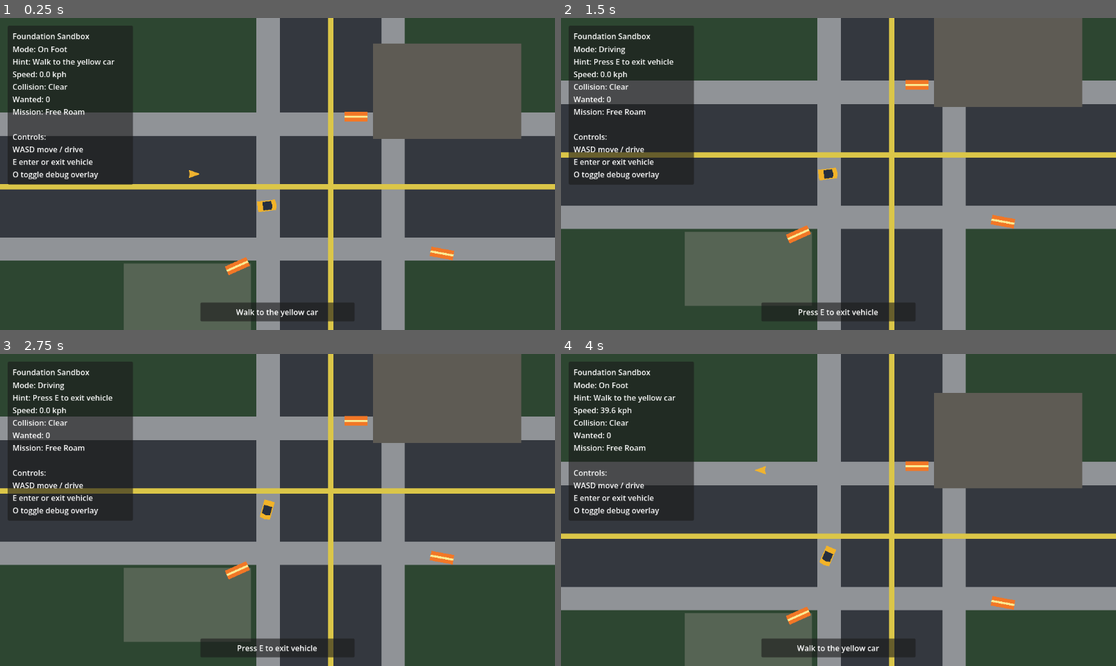
Above: before the commit, frames 1-4 (two rows, left to right).
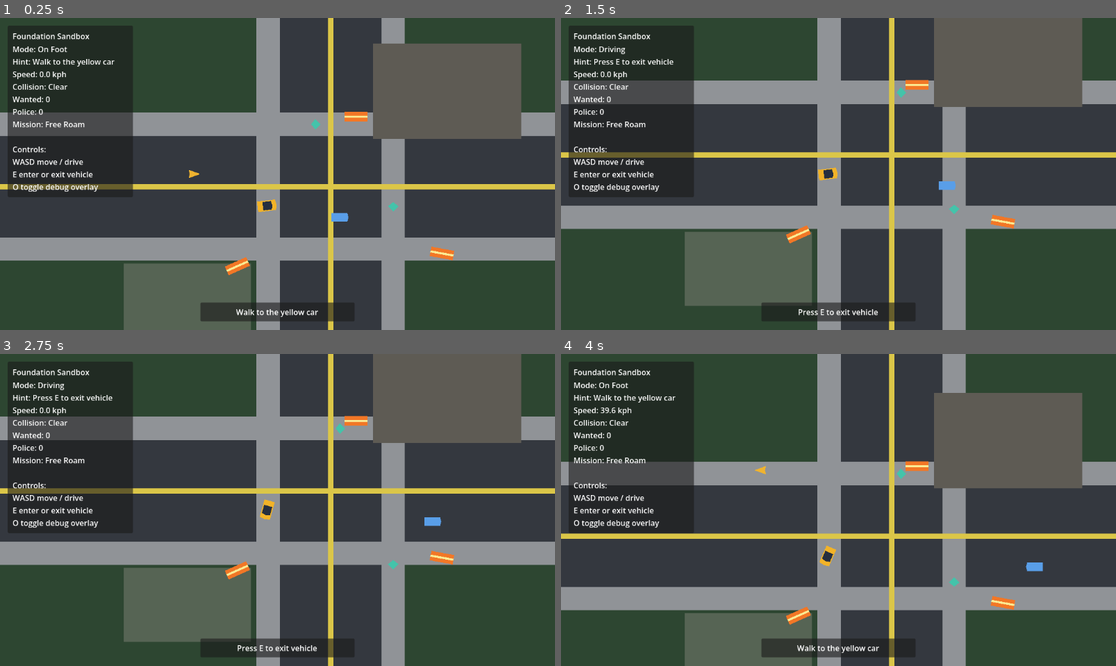
Above: after the commit, the same moments.

Repository: mjulstein/godot-gta
Game: Godot game, scene res://scenes/main/game.tscn
The game is run twice, just before and just after one commit, with the same random seed, the same clock (stepped at 60 frames per second) and the same inputs.
Inputs:
- Up to frame 1 (0.25 s): no input
- Up to frame 2 (1.5 s): hold D (move_right) 0.53-1.28 s; hold E (interact) 0.53-1.28 s; hold S (brake) from 1.28 s (still down); tap E (interact) at 1.35 s
- Up to frame 3 (2.75 s): tap E (interact) at 2 s; release S (brake) at 2.03 s; hold D (move_right) from 2.03 s (still down); hold E (interact) from 2.03 s (still down)
- Up to frame 4 (4 s): release D (move_right) at 2.78 s; release E (interact) at 2.78 s; hold W (accelerate) 2.78-3.53 s; tap E (interact) at 2.85 s; hold A (move_left) from 3.53 s (still down); hold E (interact) from 3.53 s (still down)

The runs differ from the first frame. In frame 1, 1.4% of the frame differs, in the area x 1-72%, y 29-66%; in frame 2, 1.2%; in frame 3, 1.2%; in frame 4, 1.1%.

Commit message:
Add first wanted and police loop

Diff:
--- a/data/tuning/wanted_tuning.tres
+++ b/data/tuning/wanted_tuning.tres
@@ -6,3 +6,4 @@
 script = ExtResource("1")
 max_wanted_level = 5
 decay_delay_seconds = 8.0
+max_police_units = 3
--- /dev/null
+++ b/scenes/actors/civilians/civilian_pedestrian.tscn
@@ -0,0 +1,19 @@
+[gd_scene load_steps=4 format=3]
+
+[ext_resource type="Script" path="res://scripts/ai/civilian_ai.gd" id="1"]
+
+[sub_resource type="CircleShape2D" id="1"]
+radius = 10.0
+
+[node name="CivilianPedestrian" type="CharacterBody2D"]
+script = ExtResource("1")
+actor_type = "pedestrian"
+collision_layer = 1
+collision_mask = 1
+
+[node name="CollisionShape2D" type="CollisionShape2D" parent="."]
+shape = SubResource("1")
+
+[node name="Body" type="Polygon2D" parent="."]
+polygon = PackedVector2Array(10, 0, 0, -10, -8, 0, 0, 10)
+color = Color(0.266667, 0.768627, 0.666667, 1)
--- /dev/null
+++ b/scenes/actors/police/police_officer.tscn
@@ -0,0 +1,18 @@
+[gd_scene load_steps=4 format=3]
+
+[ext_resource type="Script" path="res://scripts/ai/police_ai.gd" id="1"]
+
+[sub_resource type="CircleShape2D" id="1"]
+radius = 10.0
+
+[node name="PoliceOfficer" type="CharacterBody2D"]
+script = ExtResource("1")
+collision_layer = 1
+collision_mask = 1
+
+[node name="CollisionShape2D" type="CollisionShape2D" parent="."]
+shape = SubResource("1")
+
+[node name="Body" type="Polygon2D" parent="."]
+polygon = PackedVector2Array(10, 0, 0, -10, -8, 0, 0, 10)
+color = Color(0.356863, 0.486275, 0.866667, 1)
--- a/scenes/main/game.tscn
+++ b/scenes/main/game.tscn
@@ -9,6 +9,10 @@
 [ext_resource type="PackedScene" path="res://scenes/vehicles/civilian/civilian_vehicle.tscn" id="7"]
 [ext_resource type="Script" path="res://scripts/systems/vehicle_interaction_system.gd" id="8"]
 [ext_resource type="PackedScene" path="res://scenes/ui/interaction_prompt.tscn" id="9"]
+[ext_resource type="Script" path="res://scripts/systems/crime_system.gd" id="10"]
+[ext_resource type="Script" path="res://scripts/systems/wanted_system.gd" id="11"]
+[ext_resource type="PackedScene" path="res://scenes/actors/police/police_officer.tscn" id="12"]
+[ext_resource type="Resource" path="res://data/tuning/wanted_tuning.tres" id="13"]
 
 [node name="Game" type="Node2D"]
 script = ExtResource("1")
@@ -26,6 +30,14 @@
 [node name="VehicleInteractionSystem" type="Node" parent="."]
 script = ExtResource("8")
 
+[node name="CrimeSystem" type="Node" parent="."]
+script = ExtResource("10")
+
+[node name="WantedSystem" type="Node2D" parent="."]
+script = ExtResource("11")
+tuning = ExtResource("13")
+police_scene = ExtResource("12")
+
 [node name="FollowCamera" type="Camera2D" parent="."]
 position_smoothing_enabled = false
 zoom = Vector2(1.1, 1.1)
--- /dev/null
+++ b/scenes/vehicles/civilian/traffic_vehicle.tscn
@@ -0,0 +1,23 @@
+[gd_scene load_steps=4 format=3]
+
+[ext_resource type="Script" path="res://scripts/ai/civilian_ai.gd" id="1"]
+
+[sub_resource type="RectangleShape2D" id="1"]
+size = Vector2(30, 16)
+
+[node name="TrafficVehicle" type="CharacterBody2D"]
+script = ExtResource("1")
+actor_type = "traffic"
+movement_axis = Vector2(1, 0)
+patrol_distance = 180.0
+move_speed = 70.0
+pause_duration = 0.0
+collision_layer = 1
+collision_mask = 1
+
+[node name="CollisionShape2D" type="CollisionShape2D" parent="."]
+shape = SubResource("1")
+
+[node name="Body" type="Polygon2D" parent="."]
+polygon = PackedVector2Array(-16, -8, 14, -8, 16, 0, 14, 8, -16, 8)
+color = Color(0.34902, 0.619608, 0.909804, 1)
--- /dev/null
+++ b/scenes/vehicles/police/police_vehicle.tscn
@@ -0,0 +1,19 @@
+[gd_scene load_steps=3 format=3]
+
+[sub_resource type="RectangleShape2D" id="1"]
+size = Vector2(34, 18)
+
+[node name="PoliceVehicle" type="CharacterBody2D"]
+collision_layer = 1
+collision_mask = 1
+
+[node name="CollisionShape2D" type="CollisionShape2D" parent="."]
+shape = SubResource("1")
+
+[node name="Body" type="Polygon2D" parent="."]
+polygon = PackedVector2Array(-18, -10, 16, -10, 18, 0, 16, 10, -18, 10)
+color = Color(0.188235, 0.34902, 0.666667, 1)
+
+[node name="LightBar" type="Polygon2D" parent="."]
+polygon = PackedVector2Array(-8, -4, 8, -4, 8, 4, -8, 4)
+color = Color(0.878431, 0.882353, 0.913725, 1)
--- a/scenes/world/district_slice.tscn
+++ b/scenes/world/district_slice.tscn
@@ -1,7 +1,9 @@
-[gd_scene load_steps=9 format=3]
+[gd_scene load_steps=12 format=3]
 
 [ext_resource type="PackedScene" path="res://scenes/world/props/spawn_marker.tscn" id="1"]
 [ext_resource type="PackedScene" path="res://scenes/world/props/traffic_barrier.tscn" id="2"]
+[ext_resource type="PackedScene" path="res://scenes/actors/civilians/civilian_pedestrian.tscn" id="3"]
+[ext_resource type="PackedScene" path="res://scenes/vehicles/civilian/traffic_vehicle.tscn" id="4"]
 
 [sub_resource type="RectangleShape2D" id="1"]
 size = Vector2(280, 180)
@@ -114,3 +116,26 @@
 [node name="BarrierWest" parent="." instance=ExtResource("2")]
 position = Vector2(-176, 150)
 rotation = -0.42
+
+[node name="CivilianNorth" parent="." instance=ExtResource("3")]
+position = Vector2(-42, -118)
+movement_axis = Vector2(1, 0)
+patrol_distance = 110.0
+
+[node name="CivilianEast" parent="." instance=ExtResource("3")]
+position = Vector2(118, 24)
+movement_axis = Vector2(0, 1)
+patrol_distance = 120.0
+
+[node name="TrafficLoop" parent="." instance=ExtResource("4")]
+position = Vector2(0, 58)
+movement_axis = Vector2(1, 0)
+patrol_distance = 280.0
+
+[node name="PoliceSpawnNorth" parent="." instance=ExtResource("1")]
+position = Vector2(0, -248)
+marker_kind = "police_spawn"
+
+[node name="PoliceSpawnSouth" parent="." instance=ExtResource("1")]
+position = Vector2(0, 248)
+marker_kind = "police_spawn"
--- a/scripts/actors/player/player_controller.gd
+++ b/scripts/actors/player/player_controller.gd
@@ -1,11 +1,14 @@
 extends CharacterBody2D
 
 const ActorState = preload("res://scripts/core/actor_state.gd")
+
+signal civilian_assaulted(target: Node2D)
 
 @export var tuning: Resource
 @export var collision_flash_time := 0.12
 var active_vehicle: Node = null
 var collision_flash_remaining := 0.0
+var impact_cooldowns: Dictionary = {}
 
 @onready var collision_shape: CollisionShape2D = $CollisionShape2D
 @onready var interaction_sensor: Area2D = $InteractionSensor
@@ -13,6 +16,7 @@
 
 func _physics_process(delta: float) -> void:
 	collision_flash_remaining = maxf(0.0, collision_flash_remaining - delta)
+	_tick_impact_cooldowns(delta)
 	body_polygon.color = Color(1, 0.45, 0.35, 1) if collision_flash_remaining > 0.0 else Color(0.941176, 0.705882, 0.184314, 1)
 
 	if active_vehicle != null:
@@ -26,6 +30,7 @@
 	move_and_slide()
 	if get_slide_collision_count() > 0:
 		collision_flash_remaining = collision_flash_time
+		_emit_civilian_impacts()
 
 func is_in_vehicle() -> bool:
 	return active_vehicle != null
@@ -48,3 +53,27 @@
 
 func has_recent_collision() -> bool:
 	return collision_flash_remaining > 0.0
+
+func _emit_civilian_impacts() -> void:
+	for index in range(get_slide_collision_count()):
+		var collision := get_slide_collision(index)
+		var collider := collision.get_collider()
+		if collider == null or not collider.is_in_group("civilian_pedestrian"):
+			continue
+		if _is_impact_on_cooldown(collider):
+			continue
+		impact_cooldowns[collider.get_instance_id()] = 0.6
+		if collider.has_method("register_harm"):
+			collider.register_harm(self)
+		civilian_assaulted.emit(collider)
+
+func _tick_impact_cooldowns(delta: float) -> void:
+	for collider_id in impact_cooldowns.keys():
+		var remaining: float = impact_cooldowns[collider_id] - delta
+		if remaining <= 0.0:
+			impact_cooldowns.erase(collider_id)
+		else:
+			impact_cooldowns[collider_id] = remaining
+
+func _is_impact_on_cooldown(collider: Node) -> bool:
+	return impact_cooldowns.has(collider.get_instance_id())
--- /dev/null
+++ b/scripts/ai/civilian_ai.gd
@@ -0,0 +1,62 @@
+extends CharacterBody2D
+
+signal harmed(source: Node2D)
+
+@export_enum("pedestrian", "traffic") var actor_type := "pedestrian"
+@export var movement_axis := Vector2.RIGHT
+@export_range(16.0, 240.0, 1.0) var patrol_distance := 72.0
+@export_range(0.0, 240.0, 1.0) var move_speed := 52.0
+@export_range(0.0, 4.0, 0.1) var pause_duration := 0.8
+@export var harmed_flash_time := 0.45
+
+var anchor_position := Vector2.ZERO
+var direction := 1.0
+var pause_remaining := 0.0
+var harmed_flash_remaining := 0.0
+
+@onready var body_polygon: Polygon2D = $Body
+
+func _ready() -> void:
+	anchor_position = global_position
+	movement_axis = movement_axis.normalized() if movement_axis != Vector2.ZERO else Vector2.RIGHT
+	add_to_group("civilian")
+	add_to_group("civilian_witness")
+	if actor_type == "pedestrian":
+		add_to_group("civilian_pedestrian")
+	else:
+		add_to_group("civilian_vehicle")
+	rotation = movement_axis.angle()
+
+func _physics_process(delta: float) -> void:
+	harmed_flash_remaining = maxf(0.0, harmed_flash_remaining - delta)
+	body_polygon.color = _get_body_color()
+
+	if pause_remaining > 0.0:
+		pause_remaining = maxf(0.0, pause_remaining - delta)
+		velocity = Vector2.ZERO
+		move_and_slide()
+		return
+
+	var target_position := anchor_position + movement_axis * patrol_distance * direction
+	var to_target := target_position - global_position
+	if to_target.length() <= 6.0:
+		direction *= -1.0
+		pause_remaining = pause_duration
+		velocity = Vector2.ZERO
+	else:
+		velocity = to_target.normalized() * move_speed
+		if velocity != Vector2.ZERO:
+			rotation = velocity.angle()
+	move_and_slide()
+
+func register_harm(source: Node2D) -> void:
+	harmed_flash_remaining = harmed_flash_time
+	pause_remaining = maxf(pause_remaining, 0.4)
+	harmed.emit(source)
+
+func _get_body_color() -> Color:
+	if harmed_flash_remaining > 0.0:
+		return Color(1, 0.42, 0.38, 1)
+	if actor_type == "pedestrian":
+		return Color(0.266667, 0.768627, 0.666667, 1)
+	return Color(0.34902, 0.619608, 0.909804, 1)
--- /dev/null
+++ b/scripts/ai/police_ai.gd
@@ -0,0 +1,55 @@
+extends CharacterBody2D
+
+@export_range(40.0, 260.0, 1.0) var move_speed := 120.0
+@export_range(32.0, 400.0, 1.0) var sight_radius := 240.0
+@export_range(64.0, 720.0, 1.0) var lose_radius := 360.0
+@export_range(0.5, 8.0, 0.1) var search_duration := 2.5
+
+var player: Node2D
+var last_known_position := Vector2.ZERO
+var state := "search"
+var search_remaining := 0.0
+
+@onready var body_polygon: Polygon2D = $Body
+
+func _ready() -> void:
+	add_to_group("police_unit")
+
+func configure(target_player: Node2D) -> void:
+	player = target_player
+	last_known_position = global_position if player == null else player.global_position
+
+func _physics_process(delta: float) -> void:
+	if player == null:
+		return
+
+	var distance_to_player := global_position.distance_to(player.global_position)
+	if distance_to_player <= sight_radius:
+		state = "chase"
+		last_known_position = player.global_position
+		search_remaining = search_duration
+	elif state == "chase" and distance_to_player > lose_radius:
+		state = "search"
+		search_remaining = search_duration
+
+	if state == "search":
+		search_remaining = maxf(0.0, search_remaining - delta)
+		if search_remaining == 0.0:
+			velocity = Vector2.ZERO
+			body_polygon.color = Color(0.533333, 0.662745, 0.913725, 1)
+			move_and_slide()
+			return
+
+	var target_position := player.global_position if state == "chase" else last_known_position
+	var to_target := target_position - global_position
+	velocity = Vector2.ZERO if to_target.length() < 8.0 else to_target.normalized() * move_speed
+	if velocity != Vector2.ZERO:
+		rotation = velocity.angle()
+	body_polygon.color = Color(0.356863, 0.486275, 0.866667, 1) if state == "chase" else Color(0.533333, 0.662745, 0.913725, 1)
+	move_and_slide()
+
+func is_applying_pressure() -> bool:
+	return player != null and state == "chase" and global_position.distance_to(player.global_position) <= sight_radius
+
+func can_despawn() -> bool:
+	return state == "search" and search_remaining == 0.0
--- a/scripts/core/debug_state.gd
+++ b/scripts/core/debug_state.gd
@@ -3,6 +3,7 @@
 var player_mode := "On Foot"
 var interaction_hint := "Press E near the car"
 var wanted_level := 0
+var police_count := 0
 var mission_state := "Free Roam"
 var speed_kph := 0.0
 var collision_state := "Clear"
@@ -18,3 +19,9 @@
 
 func set_collision_state(value: String) -> void:
 	collision_state = value
+
+func set_wanted_level(value: int) -> void:
+	wanted_level = value
+
+func set_police_count(value: int) -> void:
+	police_count = value
--- a/scripts/core/game_root.gd
+++ b/scripts/core/game_root.gd
@@ -6,6 +6,8 @@
 @onready var district: Node2D = $District
 @onready var player = $Player
 @onready var vehicle = $CivilianVehicle
+@onready var crime_system: Node = $CrimeSystem
+@onready var wanted_system: Node2D = $WantedSystem
 @onready var camera: Camera2D = $FollowCamera
 @onready var debug_overlay: Control = $Ui/DebugOverlay
 @onready var interaction_prompt = $Ui/InteractionPrompt
@@ -18,6 +20,10 @@
 	interaction_system.configure(player, player.get_node("InteractionSensor"))
 	interaction_system.enter_requested.connect(_on_enter_requested)
 	interaction_system.exit_requested.connect(_on_exit_requested)
+	player.civilian_assaulted.connect(_on_player_civilian_assaulted)
+	vehicle.civilian_hit.connect(_on_vehicle_civilian_hit)
+	crime_system.crime_reported.connect(wanted_system.handle_crime)
+	wanted_system.configure(player, district, debug_state)
 
 	debug_overlay.set_debug_state(debug_state)
 	interaction_prompt.set_debug_state(debug_state)
@@ -39,7 +45,18 @@
 		return
 	target_vehicle.set_driver(player)
 	player.enter_vehicle(target_vehicle)
+	if target_vehicle.has_method("was_theft_reported") and not target_vehicle.was_theft_reported():
+		if crime_system.report_vehicle_theft(player, target_vehicle):
+			target_vehicle.mark_theft_reported()
 
 func _on_exit_requested(target_vehicle: Node2D) -> void:
 	target_vehicle.clear_driver()
 	player.exit_vehicle(target_vehicle.get_exit_position())
+
+func _on_player_civilian_assaulted(target: Node2D) -> void:
+	crime_system.report_pedestrian_assault(player, target)
+
+func _on_vehicle_civilian_hit(target: Node2D) -> void:
+	if not player.is_in_vehicle():
+		return
+	crime_system.report_harmful_collision(vehicle, target)
--- /dev/null
+++ b/scripts/systems/crime_system.gd
@@ -0,0 +1,38 @@
+extends Node
+
+signal crime_reported(event: Dictionary)
+
+@export_range(32.0, 360.0, 1.0) var witness_radius := 180.0
+
+func report_vehicle_theft(source: Node2D, target: Node2D) -> bool:
+	return _report_crime("vehicle_theft", source, target, target.global_position, 1)
+
+func report_pedestrian_assault(source: Node2D, target: Node2D) -> bool:
+	return _report_crime("assault", source, target, target.global_position, 1)
+
+func report_harmful_collision(source: Node2D, target: Node2D) -> bool:
+	return _report_crime("harmful_collision", source, target, target.global_position, 2)
+
+func _report_crime(event_type: String, source: Node2D, target: Node2D, world_position: Vector2, wanted_value: int) -> bool:
+	var witnesses := _count_witnesses(world_position, target)
+	if witnesses == 0:
+		return false
+
+	crime_reported.emit({
+		"type": event_type,
+		"source": source,
+		"target": target,
+		"position": world_position,
+		"witness_count": witnesses,
+		"wanted_value": wanted_value,
+	})
+	return true
+
+func _count_witnesses(world_position: Vector2, excluded_target: Node2D) -> int:
+	var witness_count := 0
+	for candidate in get_tree().get_nodes_in_group("civilian_witness"):
+		if candidate == excluded_target or not (candidate is Node2D):
+			continue
+		if candidate.global_position.distance_to(world_position) <= witness_radius:
+			witness_count += 1
+	return witness_count
--- /dev/null
+++ b/scripts/systems/wanted_system.gd
@@ -0,0 +1,89 @@
+extends Node2D
+
+@export var tuning: WantedTuning
+@export var police_scene: PackedScene
+
+var player: Node2D
+var district: Node2D
+var debug_state: Node
+var wanted_level := 0
+var decay_progress := 0.0
+var spawn_markers: Array[Marker2D] = []
+
+func configure(target_player: Node2D, world_district: Node2D, state: Node) -> void:
+	player = target_player
+	district = world_district
+	debug_state = state
+	spawn_markers.clear()
+	for child in district.get_children():
+		if child is Marker2D and child.has_method("get") and child.get("marker_kind") == "police_spawn":
+			spawn_markers.append(child)
+
+func handle_crime(event: Dictionary) -> void:
+	var value: int = event.get("wanted_value", 0)
+	wanted_level = mini(tuning.max_wanted_level, wanted_level + value)
+	decay_progress = 0.0
+	_sync_police_presence()
+
+func _process(delta: float) -> void:
+	if player == null or tuning == null:
+		return
+
+	if _has_active_pressure():
+		decay_progress = 0.0
+	else:
+		decay_progress += delta
+		if wanted_level > 0 and decay_progress >= tuning.decay_delay_seconds:
+			wanted_level -= 1
+			decay_progress = 0.0
+
+	_sync_police_presence()
+	_cleanup_idle_police()
+	if debug_state != null:
+		debug_state.set_wanted_level(wanted_level)
+		debug_state.set_police_count(get_police_count())
+
+func get_police_count() -> int:
+	return get_tree().get_nodes_in_group("police_unit").size()
+
+func _sync_police_presence() -> void:
+	if police_scene == null or player == null:
+		return
+
+	var desired_units := mini(wanted_level, tuning.max_police_units)
+	while get_police_count() < desired_units:
+		_spawn_police_unit()
+
+	if wanted_level == 0:
+		for unit in get_tree().get_nodes_in_group("police_unit"):
+			unit.queue_free()
+
+func _spawn_police_unit() -> void:
+	if spawn_markers.is_empty():
+		return
+
+	var best_marker := spawn_markers[0]
+	var best_distance := -1.0
+	for marker in spawn_markers:
+		var distance_to_player := marker.global_position.distance_to(player.global_position)
+		if distance_to_player > best_distance:
+			best_distance = distance_to_player
+			best_marker = marker
+
+	var police_unit := police_scene.instantiate()
+	add_child(police_unit)
+	police_unit.global_position = best_marker.global_position
+	police_unit.configure(player)
+
+func _has_active_pressure() -> bool:
+	for unit in get_tree().get_nodes_in_group("police_unit"):
+		if unit.is_applying_pressure():
+			return true
+	return false
+
+func _cleanup_idle_police() -> void:
+	if wanted_level > 0:
+		return
+	for unit in get_tree().get_nodes_in_group("police_unit"):
+		if unit.can_despawn():
+			unit.queue_free()
--- a/scripts/systems/wanted_tuning.gd
+++ b/scripts/systems/wanted_tuning.gd
@@ -3,3 +3,4 @@
 
 @export_range(0, 6, 1) var max_wanted_level := 5
 @export_range(0.0, 30.0, 0.5) var decay_delay_seconds := 8.0
+@export_range(1, 8, 1) var max_police_units := 3
--- a/scripts/ui/debug_overlay.gd
+++ b/scripts/ui/debug_overlay.gd
@@ -19,6 +19,7 @@
 		"Speed: %.1f kph" % debug_state.speed_kph,
 		"Collision: %s" % debug_state.collision_state,
 		"Wanted: %d" % debug_state.wanted_level,
+		"Police: %d" % debug_state.police_count,
 		"Mission: %s" % debug_state.mission_state,
 		"",
 		"Controls:",
--- a/scripts/vehicles/vehicle_controller.gd
+++ b/scripts/vehicles/vehicle_controller.gd
@@ -1,15 +1,20 @@
 extends CharacterBody2D
+
+signal civilian_hit(target: Node2D)
 
 @export var tuning: Resource
 @export var collision_flash_time := 0.12
 
 var driver: Node = null
 var collision_flash_remaining := 0.0
+var theft_reported := false
+var impact_cooldowns: Dictionary = {}
 
 @onready var body_polygon: Polygon2D = $Body
 
 func _physics_process(delta: float) -> void:
 	collision_flash_remaining = maxf(0.0, collision_flash_remaining - delta)
+	_tick_impact_cooldowns(delta)
 	body_polygon.color = Color(1, 0.45, 0.35, 1) if collision_flash_remaining > 0.0 else Color(0.94902, 0.701961, 0.160784, 1)
 
 	var acceleration: float = 380.0 if tuning == null else tuning.acceleration
@@ -39,6 +44,7 @@
 	move_and_slide()
 	if get_slide_collision_count() > 0:
 		collision_flash_remaining = collision_flash_time
+		_emit_civilian_impacts()
 
 func can_enter() -> bool:
 	return driver == null
@@ -54,3 +60,33 @@
 
 func has_recent_collision() -> bool:
 	return collision_flash_remaining > 0.0
+
+func mark_theft_reported() -> void:
+	theft_reported = true
+
+func was_theft_reported() -> bool:
+	return theft_reported
+
+func _emit_civilian_impacts() -> void:
+	for index in range(get_slide_collision_count()):
+		var collision := get_slide_collision(index)
+		var collider := collision.get_collider()
+		if collider == null or not collider.is_in_group("civilian"):
+			continue
+		if _is_impact_on_cooldown(collider):
+			continue
+		impact_cooldowns[collider.get_instance_id()] = 0.75
+		if collider.has_method("register_harm"):
+			collider.register_harm(self)
+		civilian_hit.emit(collider)
+
+func _tick_impact_cooldowns(delta: float) -> void:
+	for collider_id in impact_cooldowns.keys():
+		var remaining: float = impact_cooldowns[collider_id] - delta
+		if remaining <= 0.0:
+			impact_cooldowns.erase(collider_id)
+		else:
+			impact_cooldowns[collider_id] = remaining
+
+func _is_impact_on_cooldown(collider: Node) -> bool:
+	return impact_cooldowns.has(collider.get_instance_id())
Not shown: 1 places in scenes/main/game.tscn that only renumber resources
Not shown, added: scripts/ai/civilian_ai.gd.uid
Not shown, added: scripts/ai/police_ai.gd.uid
Not shown, added: scripts/systems/crime_system.gd.uid
Not shown, added: scripts/systems/wanted_system.gd.uid
Not shown, changed: specs/001-foundation-sandbox/next-steps.md
Not shown, changed: specs/001-foundation-sandbox/tasks.md
Not shown, added: tests/manual/us2_wanted_loop.md
